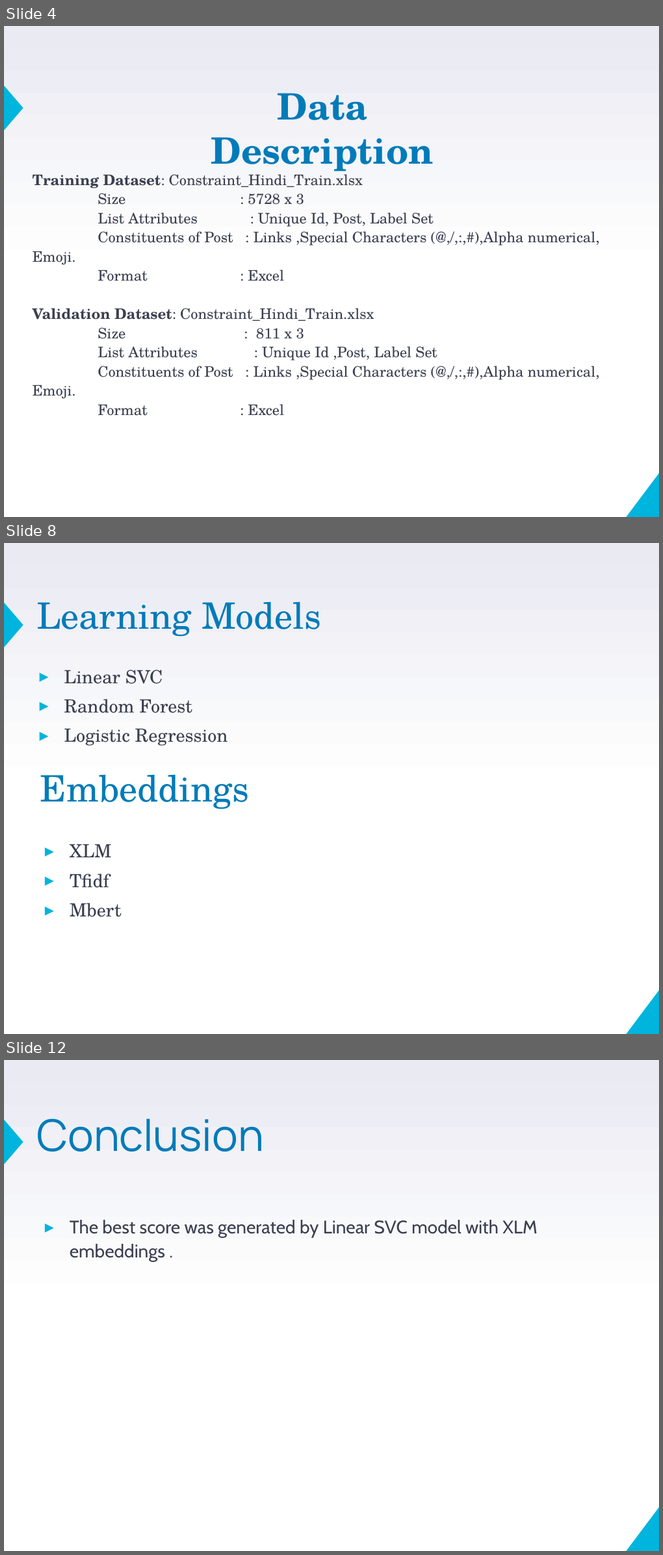
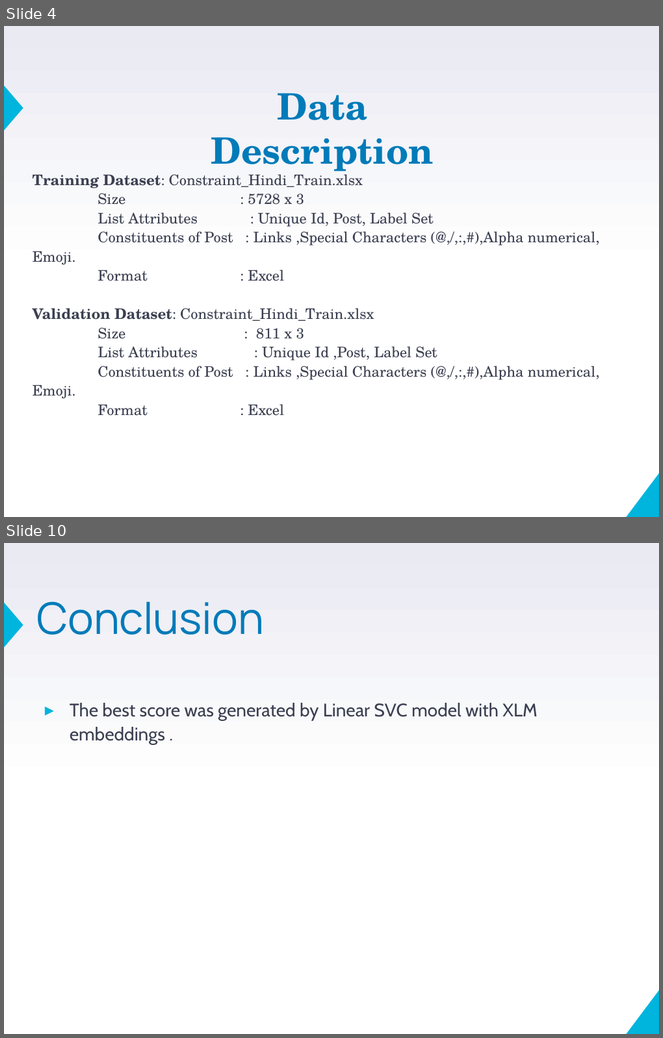
Before and after one commit to VarunBohara/Mini-Project-Documents, a slide deck: Review4_ppt.pptm. Shown one above the other, each under a label of ours: slides 4, 8 and 12 before the commit, slides 4 and 10 after it; the slides between them are not shown. The pictures are 663x1555 and 663x1038 pixels, drawn with LibreOffice and Linux fonts; fonts in the diff are those of the drawing. Boxes give left, top, right and bottom in pixels: in the first picture for what was removed or moved away, otherwise in the second. Text is boxed around its words. In the diff, an @@ line names an element or a change of style, - is before the commit and + after.

```diff
--- a/Review4_ppt.pptm
+++ b/Review4_ppt.pptm
@@ slide 8 removed at (4,543,659,1034), background gradient #FFFFFF to #E9EAF2; not listed: 2 template elements that a slide beside it also shows @@
@@ title removed at (36,601,321,637) @@
-Learning Models
@@ text removed at (64,670,228,746) @@
-▸ Linear SVC
-▸ Random Forest
-▸ Logistic Regression
@@ text removed at (40,774,249,809) @@
-Embeddings
@@ text removed at (70,844,122,917) @@
-▸ XLM
-▸ Tfidf
-▸ Mbert
@@ what was slide 12 is now slide 10 @@
```
Also in this commit, not shown: 6 slides changed, 1 other slide removed, 1 other file.
